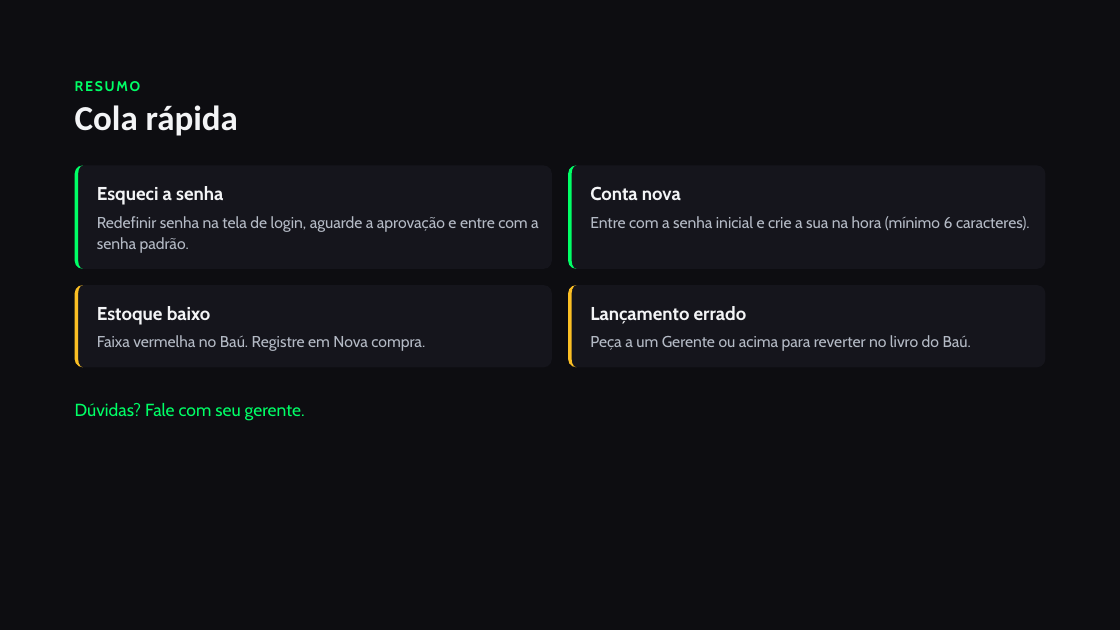
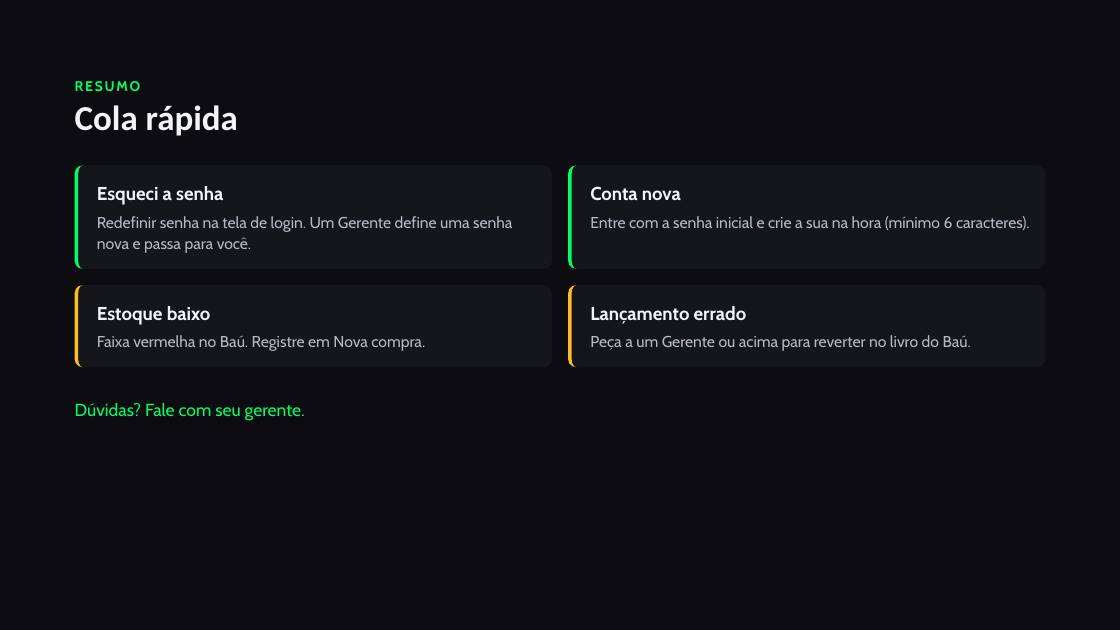
Before and after one commit to BESTBUDSOFC/BESTBUDS, a slide deck: slide 20 of docs/Guia_do_Sistema_Best_Buds.pptx (slide 18 before the commit). Drawn at 1120x630 pixels with LibreOffice and Linux fonts; fonts in the diff are those of the drawing. Boxes give left, top, right and bottom in pixels: in the first picture for what was removed or moved away, otherwise in the second. Text is boxed around its words. In the diff, an @@ line names an element or a change of style, - is before the commit and + after.

```diff
--- a/docs/Guia_do_Sistema_Best_Buds.pptx
+++ b/docs/Guia_do_Sistema_Best_Buds.pptx
@@ text at (97,216,512,253): text changed @@
-Redefinir senha na tela de login, aguarde a aprovação e entre com a senha padrão.
+Redefinir senha na tela de login. Um Gerente define uma senha nova e passa para você.
```
Also in this commit, not shown: 10 other slides changed, 2 slides added, 1 other file.
